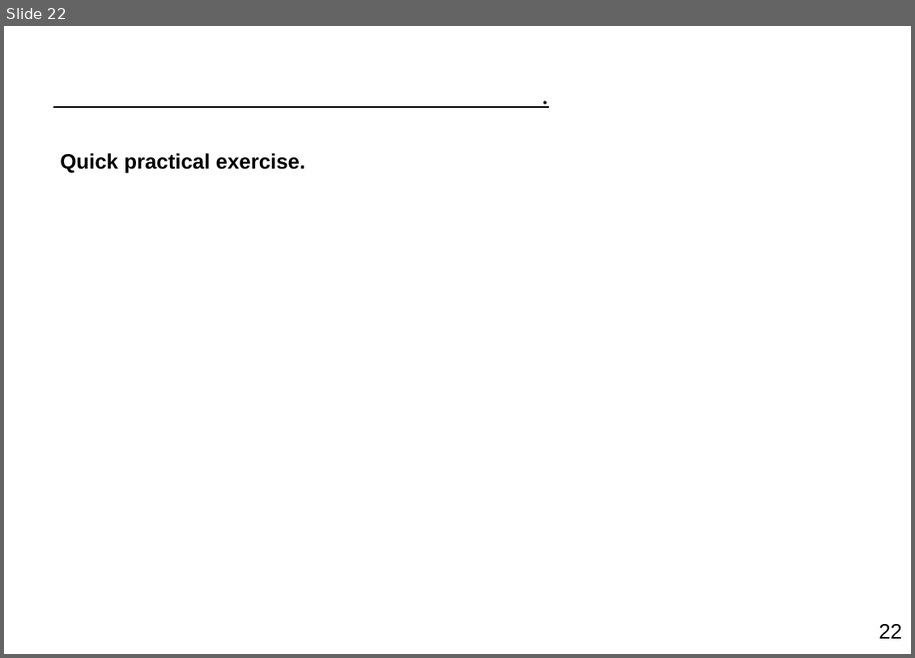
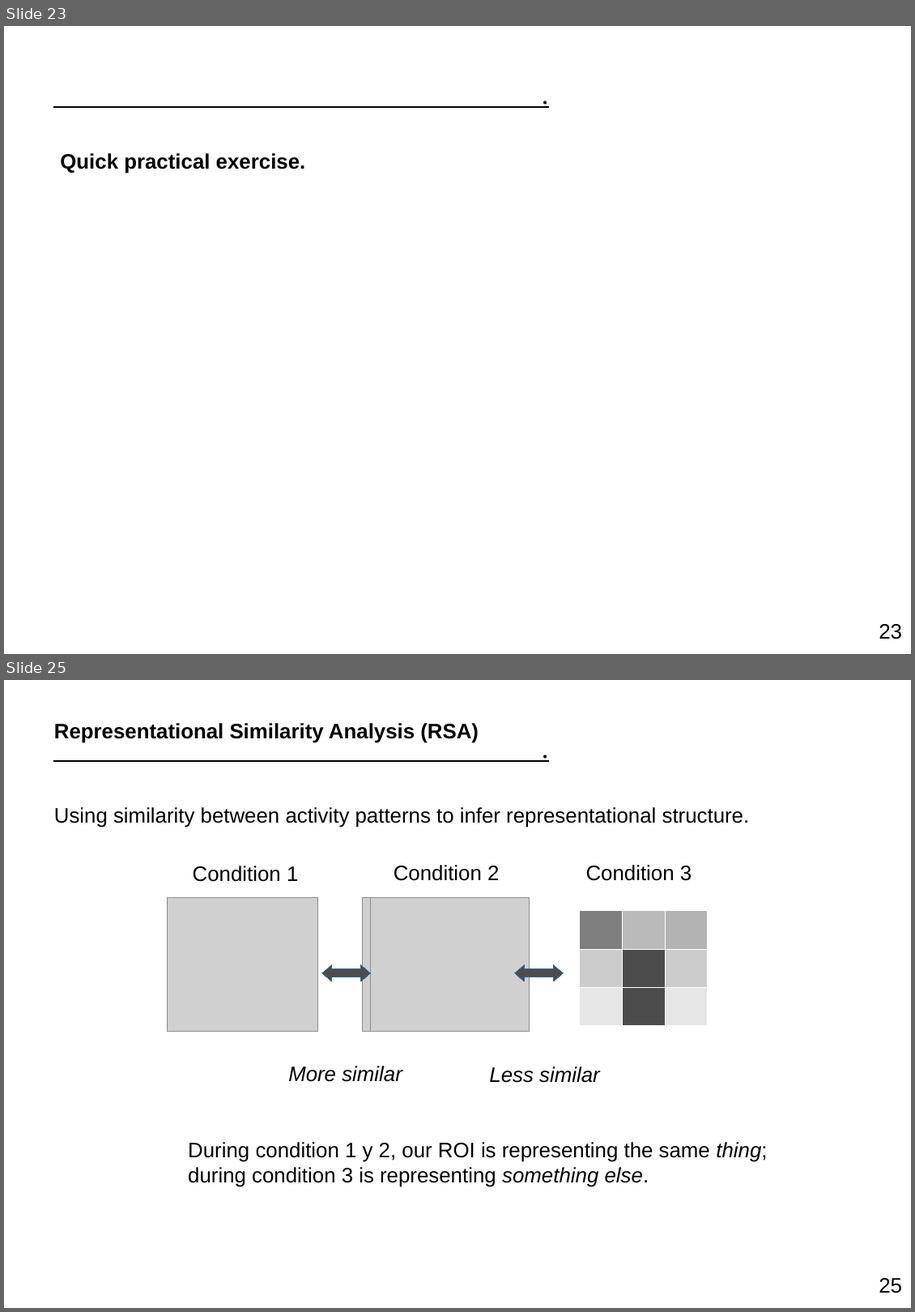
Before and after one commit to ortiztud/fmri_analysis_intro, a slide deck: slides/slides_session-5.pptx. Shown one above the other, each under a label of ours: slide 22 before the commit, slides 23 and 25 after it; the slides between them are not shown. The pictures are 915x658 and 915x1312 pixels, drawn with LibreOffice and Linux fonts; fonts in the diff are those of the drawing; grey boxes stand for pictures. Boxes give left, top, right and bottom in pixels: in the first picture for what was removed or moved away, otherwise in the second. Text is boxed around its words. In the diff, an @@ line names an element or a change of style, - is before the commit and + after.

```diff
--- a/slides/slides_session-5.pptx
+++ b/slides/slides_session-5.pptx
@@ slide 25 added at [4, 680, 911, 1308], background #FFFFFF @@
@@ text added at [45, 726, 889, 772], 24 pt, text #000000, underline @@
+.
@@ text added at [54, 723, 479, 743], 18 pt, text #000000, bold @@
+Representational Similarity Analysis (RSA)
@@ text added at [54, 807, 750, 827], 18 pt, text #000000 @@
+Using similarity between activity patterns to infer representational structure.
@@ text added at [193, 865, 298, 882], 18 pt, text #000000 @@
+Condition 1
@@ text added at [394, 865, 499, 881], 18 pt, text #000000 @@
+Condition 2
@@ text added at [586, 865, 692, 881], 18 pt, text #000000 @@
+Condition 3
@@ picture added at [168, 898, 317, 1032] @@
@@ picture added at [363, 898, 522, 1032] @@
@@ picture added at [371, 898, 530, 1032] @@
@@ table added at [579, 910, 708, 1026], 3 rows, 3 columns @@
+ |  | 
+ |  | 
+ |  | 
@@ freeform shape added at [322, 965, 371, 981], fill #4C4C4C, outline #3465A4 0.75 pt @@
@@ freeform shape added at [515, 965, 564, 981], fill #4C4C4C, outline #3465A4 0.75 pt @@
@@ text added at [288, 1066, 403, 1082], 18 pt, text #000000, italic @@
+More similar
@@ text added at [489, 1066, 600, 1083], 18 pt, text #000000, italic @@
+Less similar
@@ text added at [188, 1142, 767, 1187], 18 pt, text #000000 @@
+During condition 1 y 2, our ROI is representing the same thing; during condition 3 is representing something else.
@@ page number added at [879, 1278, 902, 1293], 18 pt, text #000000 @@
+25
@@ what was slide 22 is now slide 23 @@
@@ page number at [879, 624, 902, 639]: text changed @@
-22
+23
```
Also in this commit, not shown: 1 slide changed, 4 other slides added, 2 other files.
